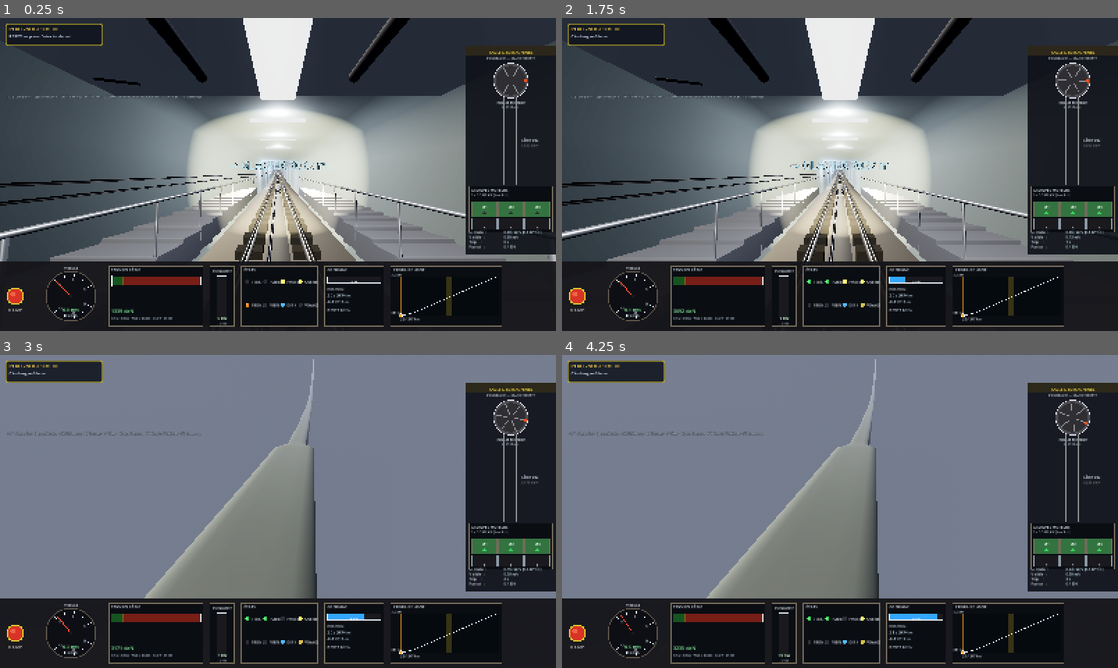
Above: before the commit, frames 1-4 (two rows, left to right).
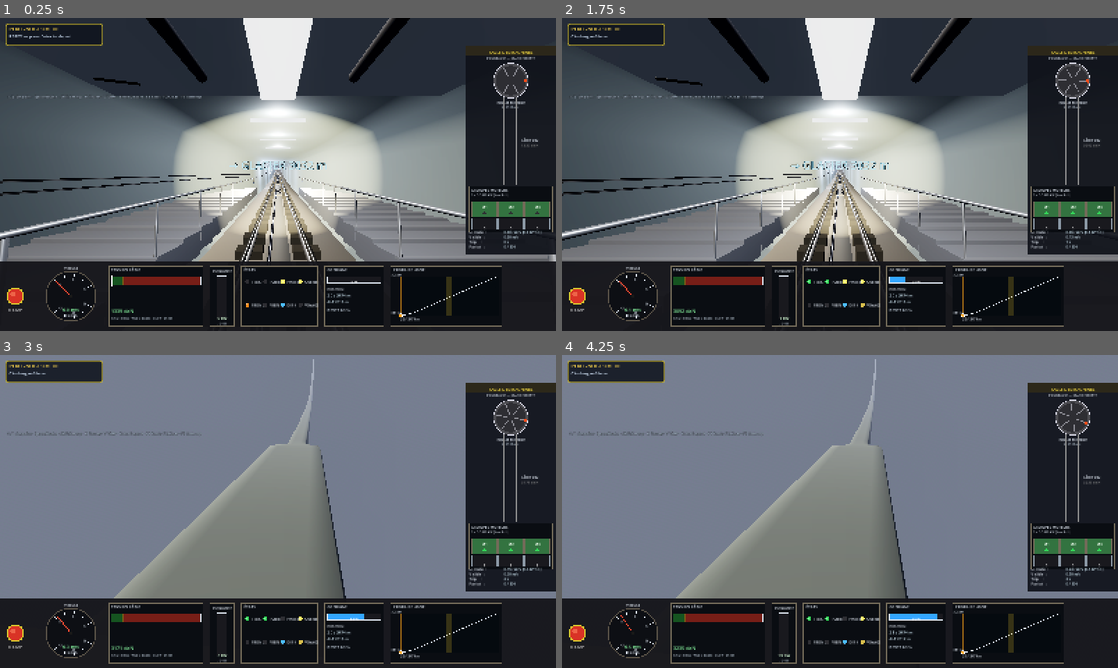
Above: after the commit, the same moments.

Repository: ARP273-ROSE/perce-neige-sim
Game: Godot game, scene res://scenes/main.tscn
Two runs of this game, one before a commit and one after it. Both use one fixed random seed, a clock stepped at 60 frames per second and the inputs below.
Inputs:
- Up to frame 1 (0.25 s): no input
- Up to frame 2 (1.75 s): tap Enter (ready_depart) at 0.5, 1.35 s; hold Up (speed_up) 0.53-1.28 s; tap Shift (emergency) at 0.6 s; hold Space (brake) from 1.28 s (still down)
- Up to frame 3 (3 s): release Space (brake) at 2.03 s; hold Up (speed_up) from 2.03 s (still down); tap H (toggle_headlights) at 2.1 s; tap V (toggle_view) at 2.85 s
- Up to frame 4 (4.25 s): tap Space (brake) at 3.5 s; release Up (speed_up) at 3.53 s; hold Space (brake) from 3.53 s (still down); tap Shift (emergency) at 3.6 s

The runs differ from the first frame. In frame 1, 6.9% of the frame differs, in the area x 0-99%, y 24-78%; in frame 2, 7.0%, in the area x 0-100%, y 24-78%; in frame 3, 3.9%; in frame 4, 3.8%.

Commit message:
feat(3d): quais de gare élargis à 3 m, murs de salle recalés en conséquence
- platform_width 1,62 → 3,00 m de chaque côté du train
- station_room_half_width 3,50 → 4,90 m (inner 1,85 + quai 3,00 + 5 cm
  de jeu) — les murs restent au ras du bord extérieur des quais

Validé : Godot 4.6.1 headless, boot sans erreur.

Co-Authored-By: Claude Fable 5 <noreply@anthropic.com>
Claude-Session: https://claude.ai/code/session_0137b7yYESTNNJt21jRoQ496

Diff:
--- a/godot_project/scripts/stations_builder.gd
+++ b/godot_project/scripts/stations_builder.gd
@@ -13,10 +13,10 @@
 
 @export var platform_length: float = 48.0      # allongé pour contenir tout le train
 # Quais EN ESCALIER (photos du 2026-04-26) : pas de quai-rampe lisse —
-# une volée de marches-paliers horizontales longe le train de chaque côté,
-# étroite (~1,5 m), la contremarche de chaque marche découlant de la pente
+# une volée de marches-paliers horizontales de 3 m de large longe le train
+# de chaque côté, la contremarche de chaque marche découlant de la pente
 # locale de la voie. Nez de marche contrastés (alu en bas, rouges en haut).
-@export var platform_width: float = 1.62       # largeur quai latéral (étroit, cf. photos ; bord extérieur ≈ au mur de salle)
+@export var platform_width: float = 3.00       # largeur quai latéral (bord extérieur ≈ au mur de salle)
 @export var platform_inner_x: float = 1.85     # distance depuis centre tunnel au bord intérieur (hors gabarit cabine ∅3.6m)
 @export var platform_height: float = 0.40      # hauteur quai vs plancher voie (plancher cabine bas)
 @export var tread_depth: float = 0.95          # profondeur d'une marche-palier
--- a/godot_project/scripts/tunnel_builder.gd
+++ b/godot_project/scripts/tunnel_builder.gd
@@ -20,10 +20,10 @@
 @export var horseshoe_transition: float = 20.0   # longueur de blend circular ↔ horseshoe
 
 # Salles de gare (zones de quai) : la section carrée s'élargit pour loger
-# les quais-escaliers de chaque côté du train. Fidèle aux photos du
-# 2026-04-26 : la salle reste ÉTROITE (murs parallèles au train à ~3,5 m
-# de l'axe, soit ~1,7 m du flanc de cabine) et basse de plafond.
-@export var station_room_half_width: float = 3.50
+# les quais-escaliers de 3 m de chaque côté du train (murs parallèles au
+# train calés juste derrière le bord extérieur des quais), plafond bas.
+# Murs calés sur des quais de 3 m : inner 1,85 + 3,00 + 5 cm de jeu.
+@export var station_room_half_width: float = 4.90
 @export var station_room_half_height: float = 2.65
 @export var station_low_end: float = 52.0        # fin de la salle Val Claret
 @export var station_high_start: float = 3421.0   # début de la salle Grande Motte
